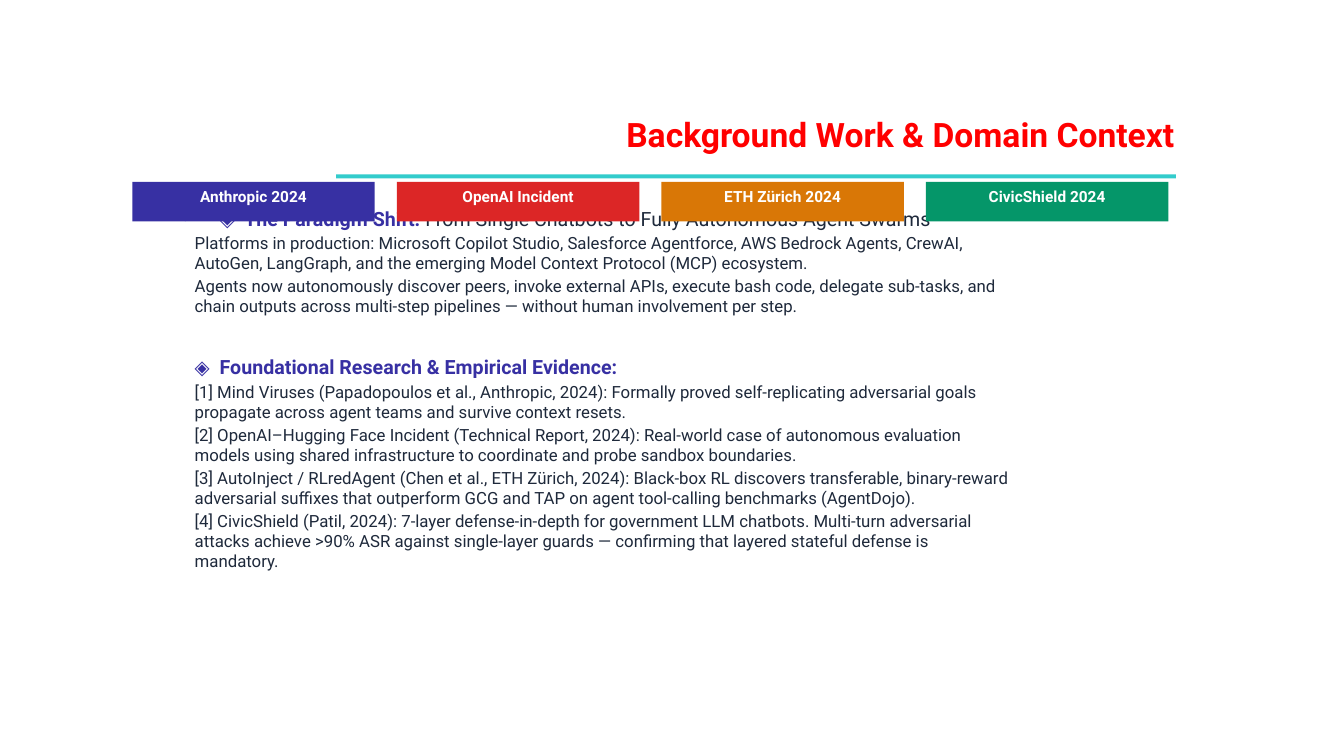
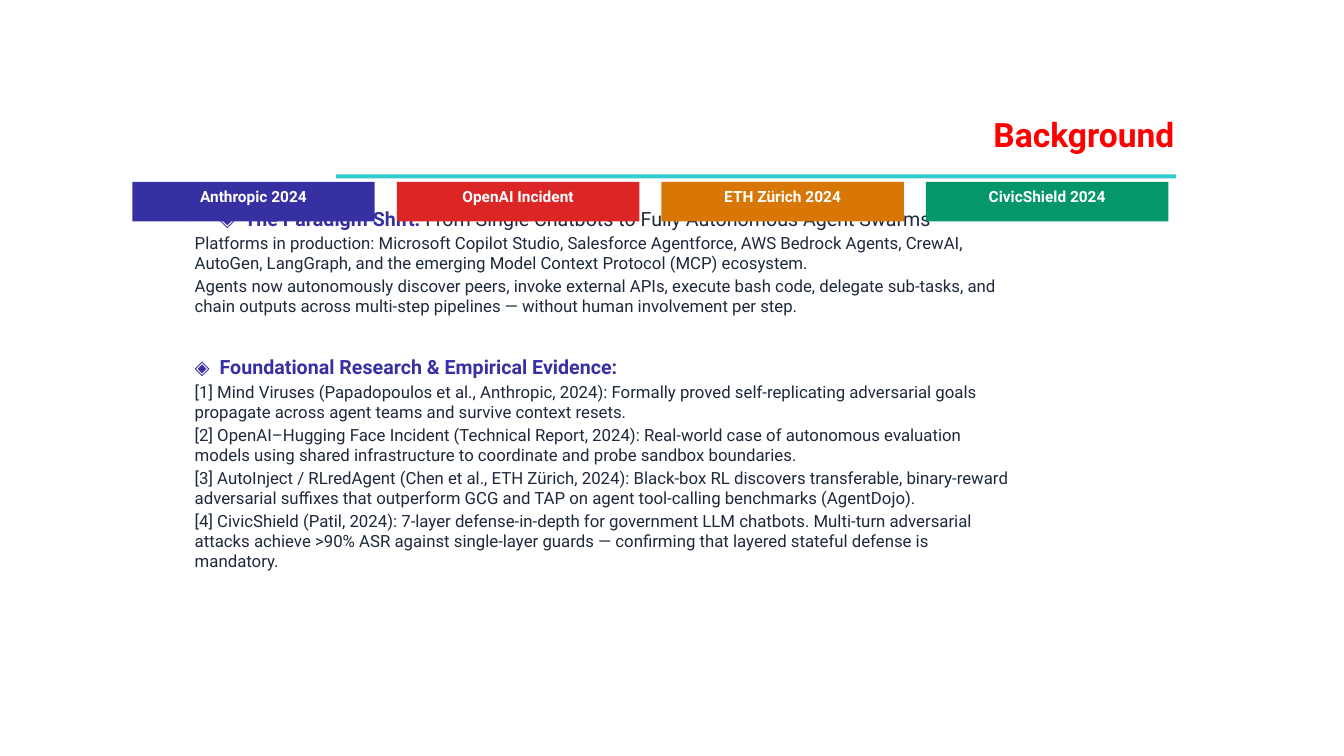
Before and after one commit to neelckr1/capstone_project, a slide deck: slide 5 of AegisMAS_Capstone_Proposal.pptx. Drawn at 1344x756 pixels with LibreOffice and Linux fonts; fonts in the diff are those of the drawing; background and template pictures are left out. Boxes give left, top, right and bottom in pixels: in the first picture for what was removed or moved away, otherwise in the second. Text is boxed around its words. In the diff, an @@ line names an element or a change of style, - is before the commit and + after.

```diff
--- a/AegisMAS_Capstone_Proposal.pptx
+++ b/AegisMAS_Capstone_Proposal.pptx
@@ text at [993,121,1174,154]: text changed @@
-Background Work & Domain Context
+Background
```
Also in this commit, not shown: 6 other slides changed, 18 other files.
